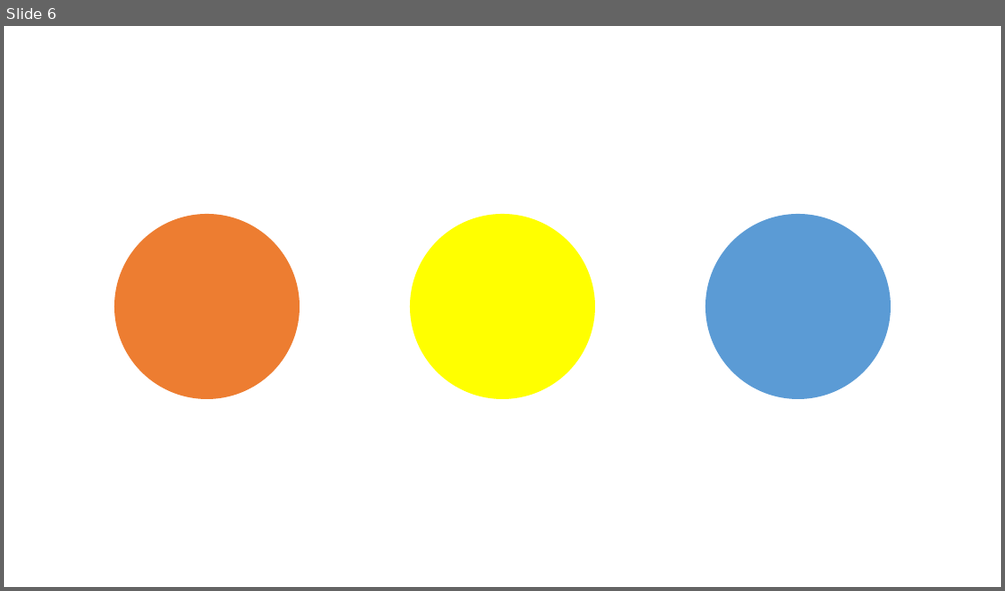
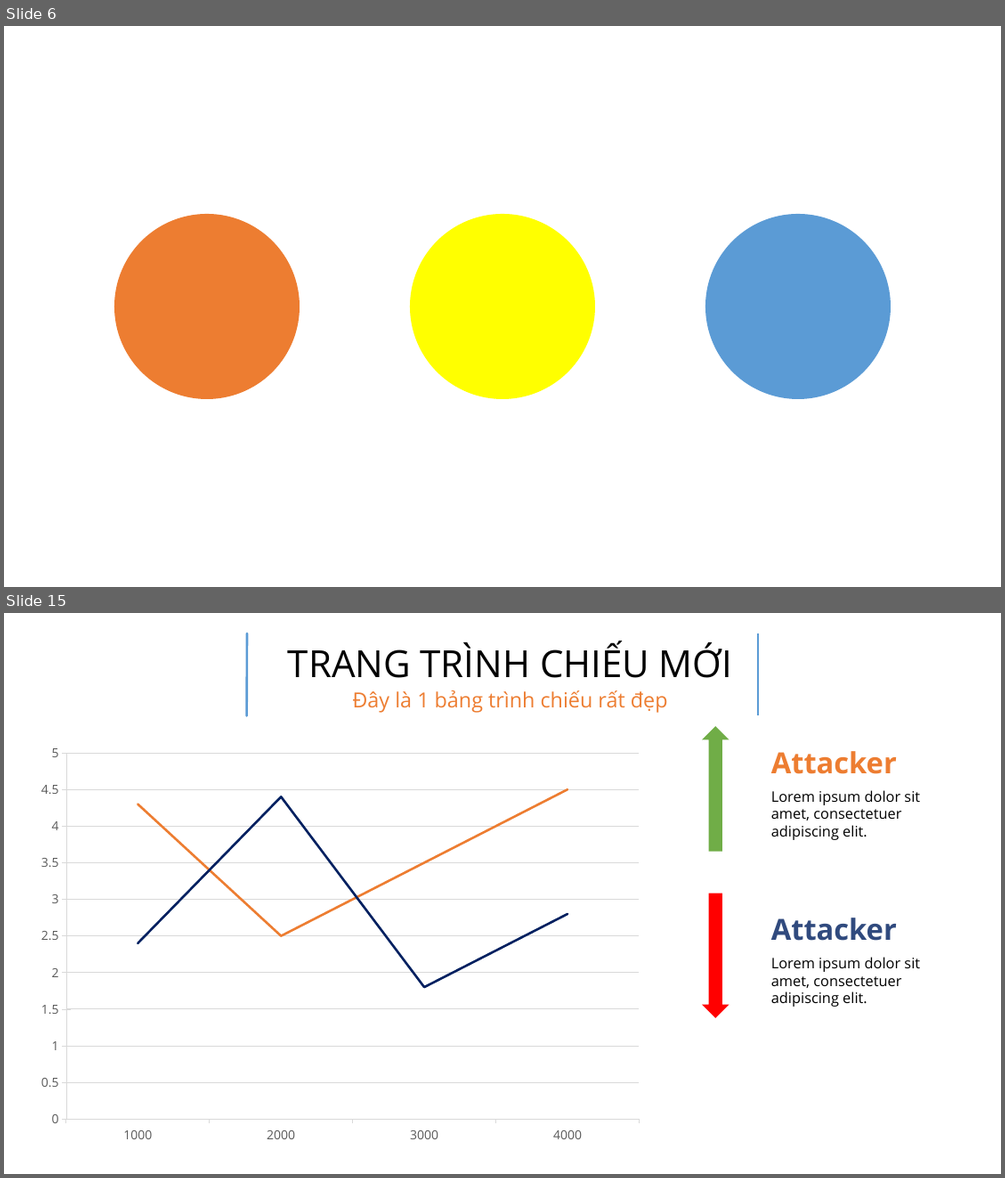
Before and after one commit to tranthanhbinh2603/PPTmasterclassV6_Powerpoint_from_A_to_Z, a slide deck: Section 3 - Slide Design (13 Functional Slides)/Learning.pptx. Shown one above the other, each under a label of ours: slide 6 before the commit, slides 6 and 15 after it; the slides between them are not shown. The pictures are 1005x591 and 1005x1178 pixels, drawn with LibreOffice and Linux fonts; fonts in the diff are those of the drawing. Boxes give left, top, right and bottom in pixels: in the first picture for what was removed or moved away, otherwise in the second. Text is boxed around its words. In the diff, an @@ line names an element or a change of style, - is before the commit and + after.

```diff
--- a/Section 3 - Slide Design (13 Functional Slides)/Learning.pptx
+++ b/Section 3 - Slide Design (13 Functional Slides)/Learning.pptx
@@ slide 15 added at (4,613,1001,1174), background #FFFFFF @@
@@ line added from (247, 633) to (247, 716), #5B9BD5 2.25 pt @@
@@ line added from (758, 633) to (758, 716), #5B9BD5 2.25 pt @@
@@ text added at (288,642,732,678), 36 pt, text #000000 @@
+TRANG TRÌNH CHIẾU MỚI
@@ text added at (353,690,668,713), 20 pt, text #ED7D31 @@
+Đây là 1 bảng trình chiếu rất đẹp
@@ line chart added at (29,736,652,1151) @@
+categories: 1000, 2000, 3000, 4000
+Series 1: 4.3, 2.5, 3.5, 4.5
+Series 2: 2.4, 4.4, 1.8, 2.8
@@ up arrow added at (702,726,728,851), fill #70AD47 @@
@@ text added at (771,751,897,774), 28 pt, text #ED7D31, bold @@
+Attacker
@@ text added at (771,790,920,840), 14 pt, text #000000 @@
+Lorem ipsum dolor sit amet, consectetuer adipiscing elit.
@@ down arrow added at (702,892,728,1018), fill #FF0000 @@
@@ text added at (771,917,897,941), 28 pt, text #304A7E, bold @@
+Attacker
@@ text added at (771,957,920,1006), 14 pt, text #000000 @@
+Lorem ipsum dolor sit amet, consectetuer adipiscing elit.
```
Also in this commit, not shown: 12 other slides added, 2 other files.
